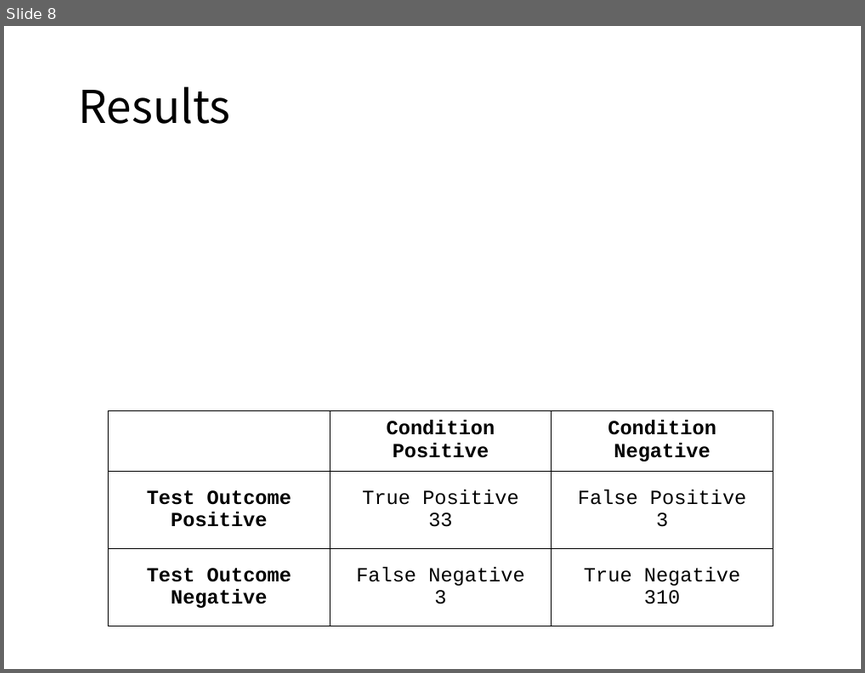
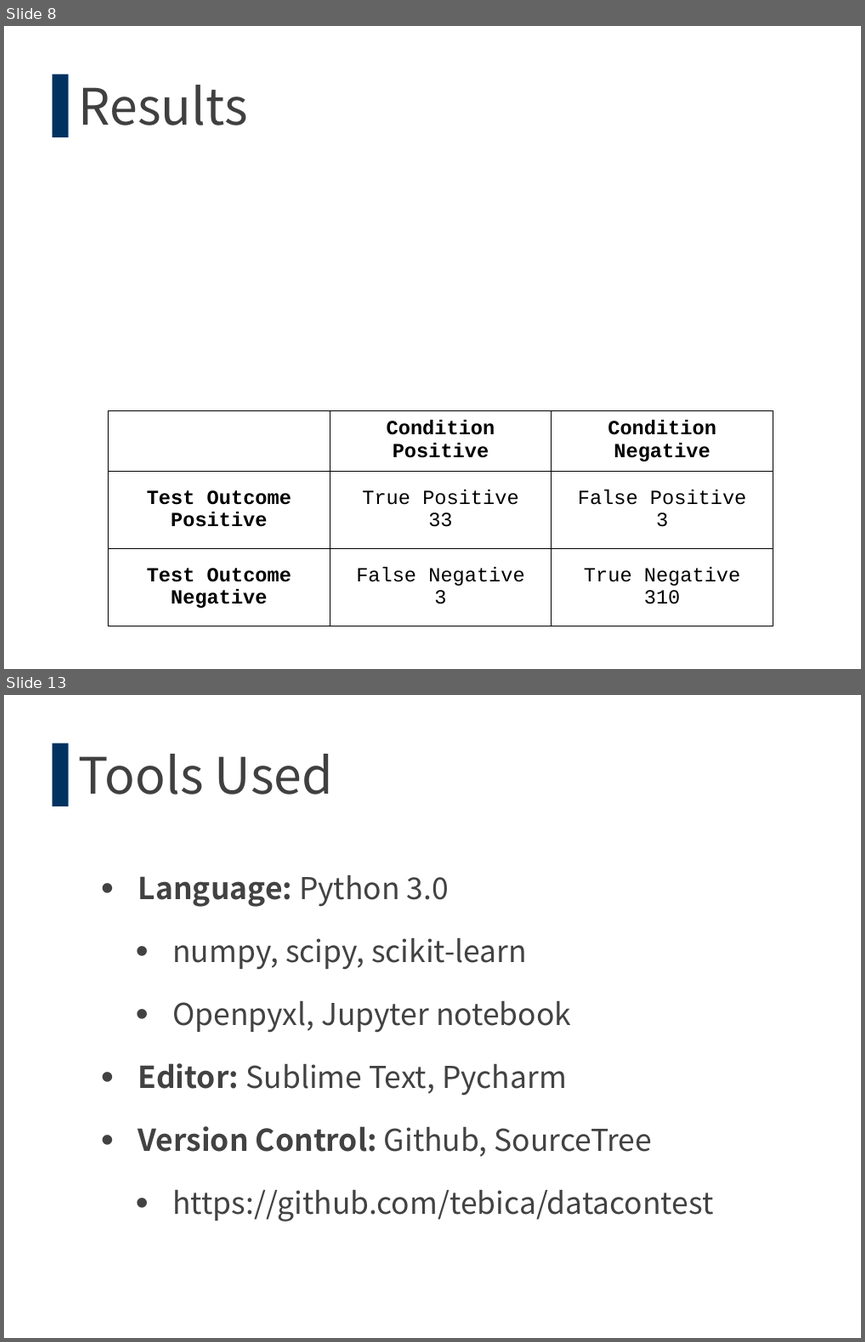
Before and after one commit to tebica/datacontest, a slide deck: [SEP592] Contest 2조(임석빈,박민우).pptx. Shown one above the other, each under a label of ours: slide 8 before the commit, slides 8 and 13 after it; the slides between them are not shown. The pictures are 865x673 and 865x1342 pixels, drawn with LibreOffice and Linux fonts; fonts in the diff are those of the drawing; grey boxes stand for pictures; background and template pictures are left out. Boxes give left, top, right and bottom in pixels: in the first picture for what was removed or moved away, otherwise in the second. Text is boxed around its words. In the diff, an @@ line names an element or a change of style, - is before the commit and + after.

```diff
--- a/[SEP592] Contest 2조(임석빈,박민우).pptx
+++ b/[SEP592] Contest 2조(임석빈,박민우).pptx
@@ slide 13 added at (4, 695, 861, 1338), background #FFFFFF; not listed: 1 template element that a slide beside it also shows @@
@@ title added at (79, 754, 333, 794), 60 pt, text #404040 @@
+Tools Used
@@ text added at (138, 875, 713, 1221), 36 pt, text #424242 @@
+• Language: Python 3.0
+  • numpy, scipy, scikit-learn
+  • Openpyxl, Jupyter notebook
+• Editor: Sublime Text, Pycharm
+• Version Control: Github, SourceTree
+  • https://github.com/tebica/datacontest
@@ slide 8 changed as well @@
@@ title "Results" at (79, 85, 248, 125): size 54 to 60 pt, text colour #000000 to #404040 @@
@@ rectangle added at (52, 74, 69, 137), fill #013260 @@
```
Also in this commit, not shown: 7 other slides changed, 5 other slides added.
